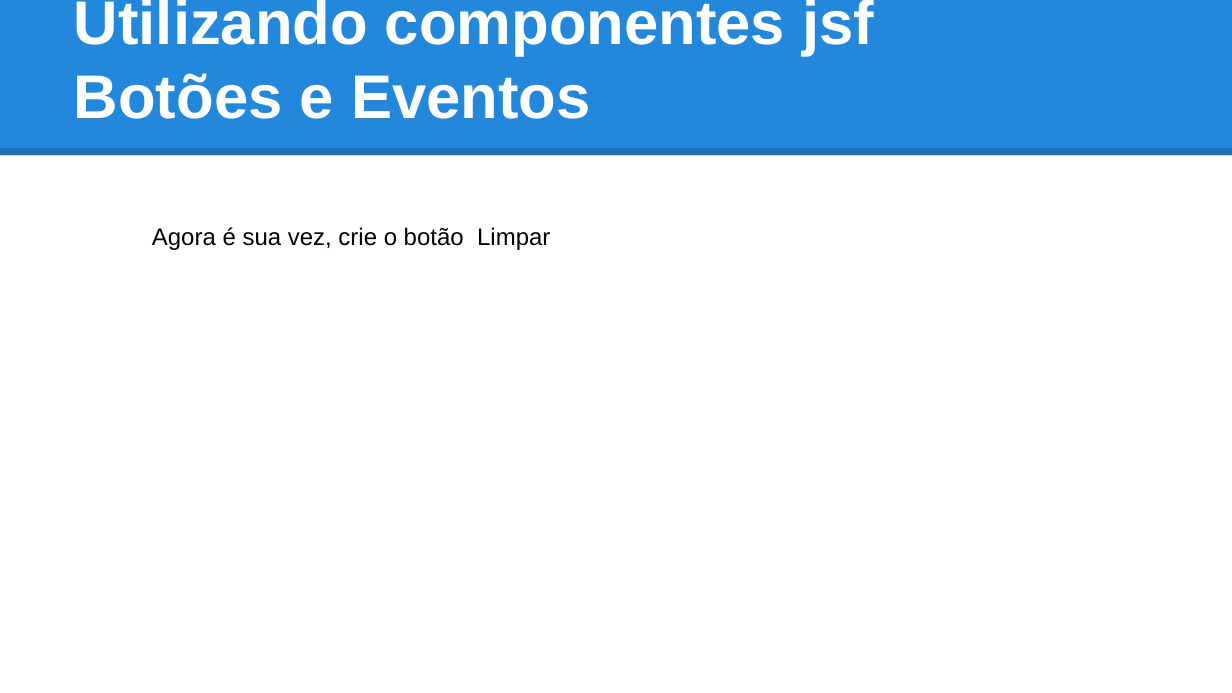
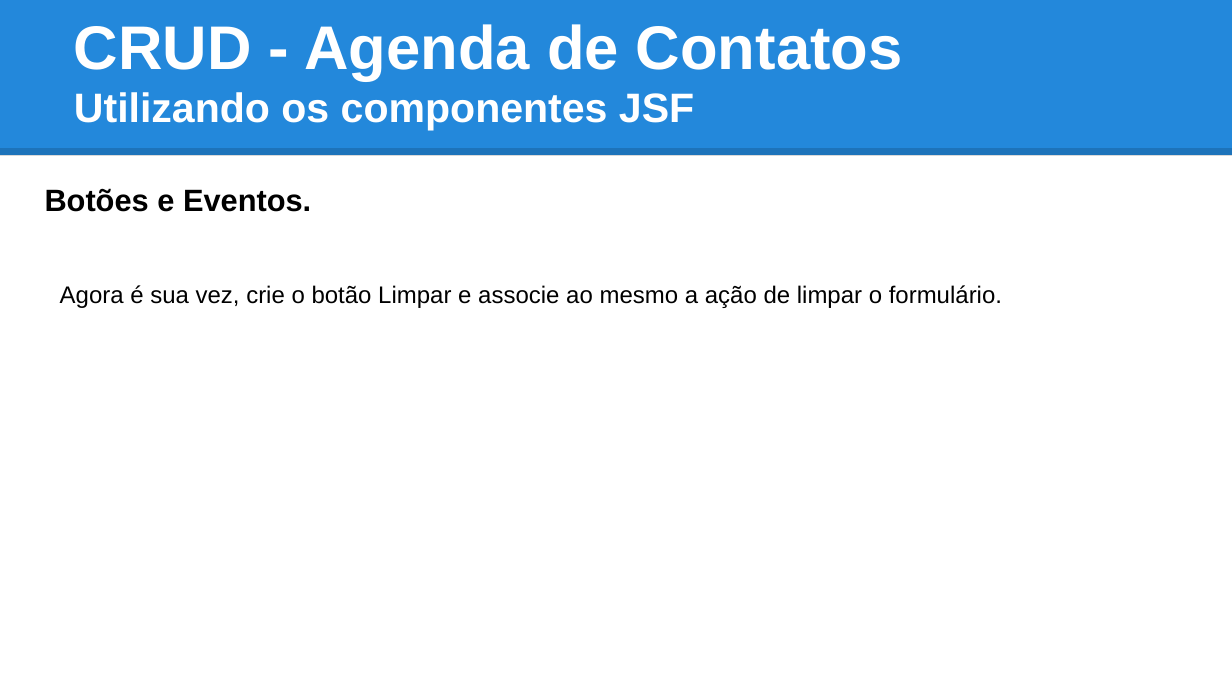
Before and after one commit to tiagogoncalves/jsf_workshop, a slide deck: slide 51 of apresentacao/slide_jsf_prime_faces.pptx (slide 48 before the commit). Drawn at 1232x693 pixels with LibreOffice and Linux fonts; fonts in the diff are those of the drawing. Boxes give left, top, right and bottom in pixels: in the first picture for what was removed or moved away, otherwise in the second. Text is boxed around its words. In the diff, an @@ line names an element or a change of style, - is before the commit and + after.

```diff
--- a/apresentacao/slide_jsf_prime_faces.pptx
+++ b/apresentacao/slide_jsf_prime_faces.pptx
@@ title at (74, 24, 903, 131): text changed; size 36 to 24 pt @@
-Utilizando componentes jsf
-Botões e Eventos
+CRUD - Agenda de Contatos
+Utilizando os componentes JSF
@@ text added at (45, 188, 311, 212), 18 pt, text #000000, bold @@
+Botões e Eventos.
@@ text at (60, 285, 1002, 308): text changed @@
-Agora é sua vez, crie o botão Limpar
+Agora é sua vez, crie o botão Limpar e associe ao mesmo a ação de limpar o formulário.
```
Also in this commit, not shown: 21 other slides changed, 6 slides added, 1 slide removed, 2 other files.
